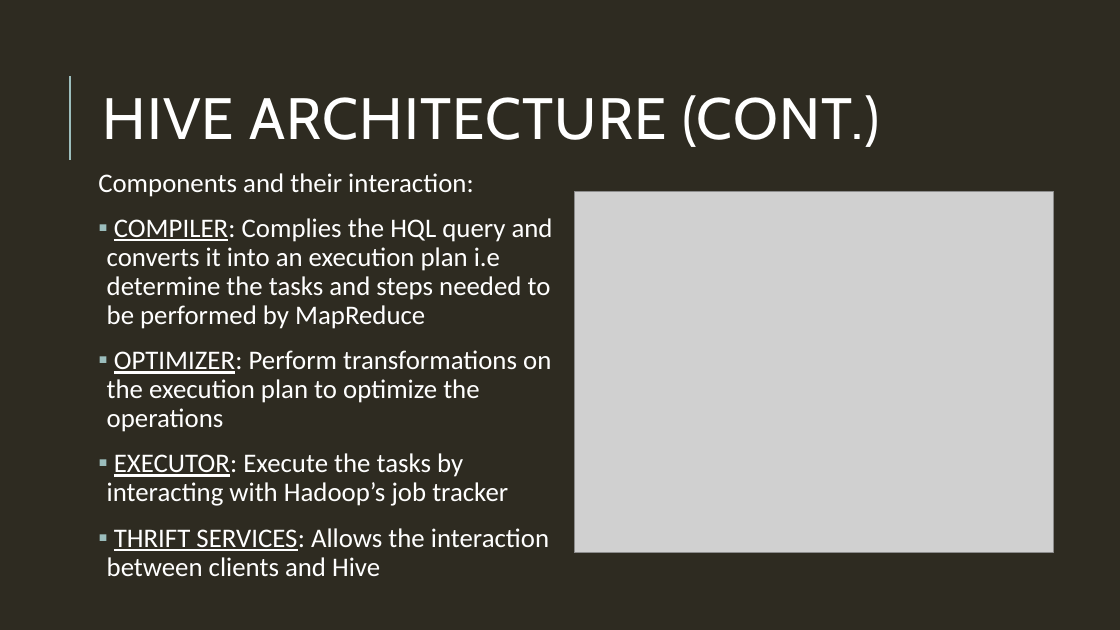
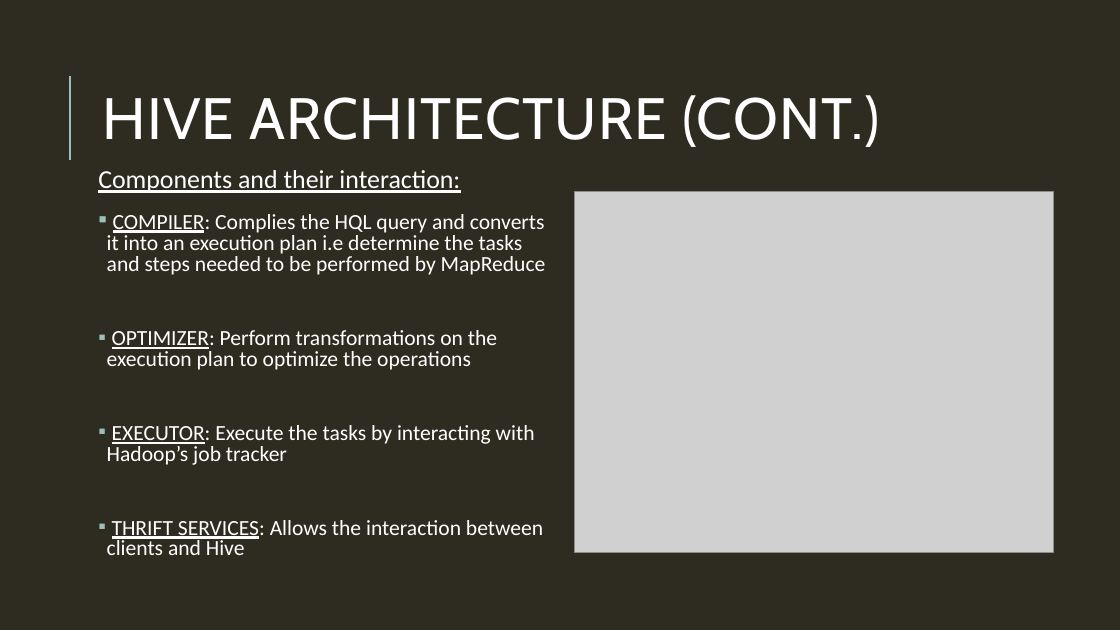
Before and after one commit to Tapadyuti1991/Hadoop-Ecosystem, a slide deck: slide 5 of Introduction to Hive.pptx. Drawn at 1120x630 pixels with LibreOffice and Linux fonts; fonts in the diff are those of the drawing; grey boxes stand for pictures. Boxes give left, top, right and bottom in pixels: in the first picture for what was removed or moved away, otherwise in the second. Text is boxed around its words. In the diff, an @@ line names an element or a change of style, - is before the commit and + after.

```diff
--- a/Introduction to Hive.pptx
+++ b/Introduction to Hive.pptx
@@ text "Components and their interaction:" at [98, 170, 546, 555]: size 23 to 22.2 pt, underline on in "Components and their interaction:"; size 23 to 18.5 pt; line spacing 0.9 to 0.8 @@
```
Also in this commit, not shown: 2 other slides changed, 8 slides added, 1 slide removed, 1 other file.
